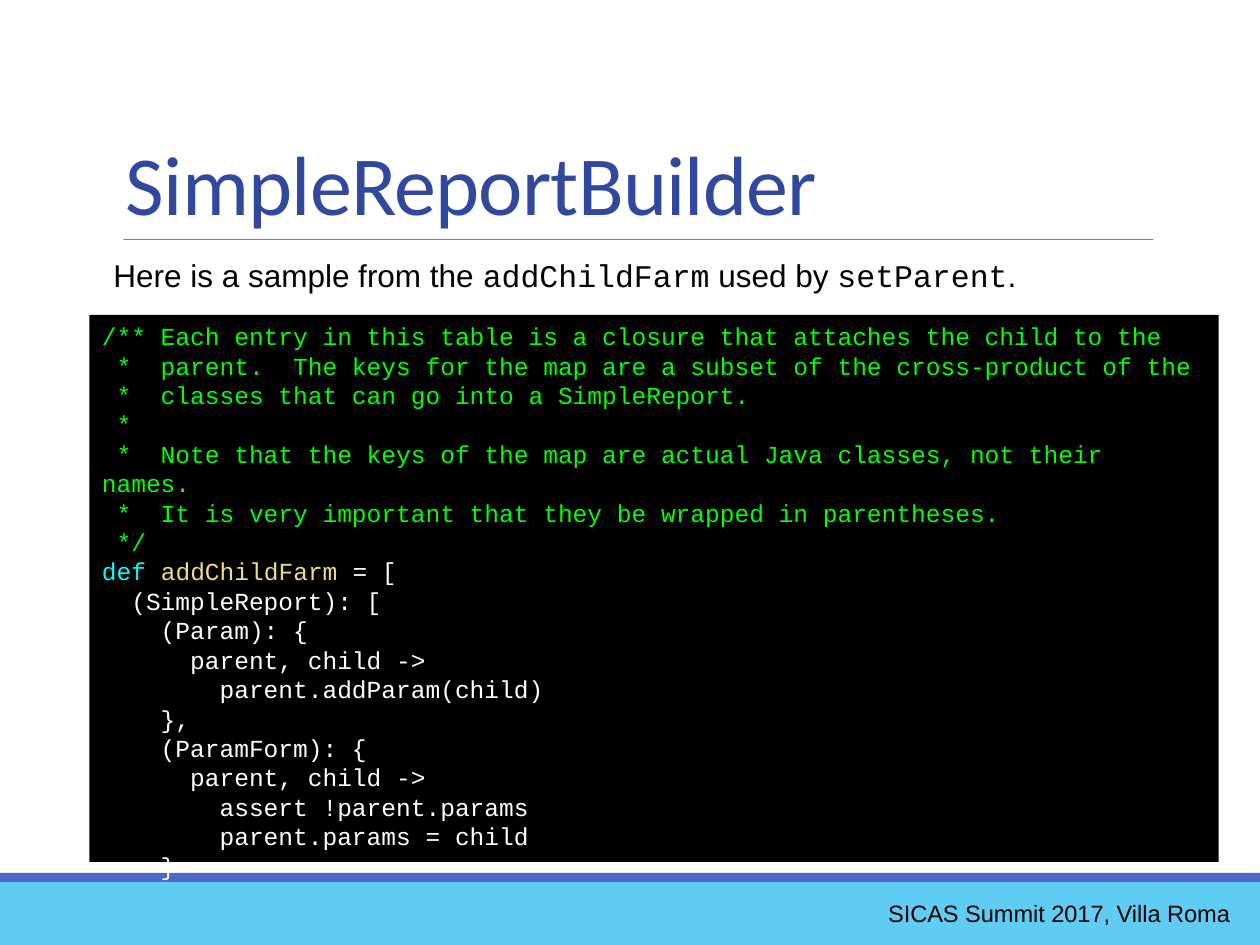
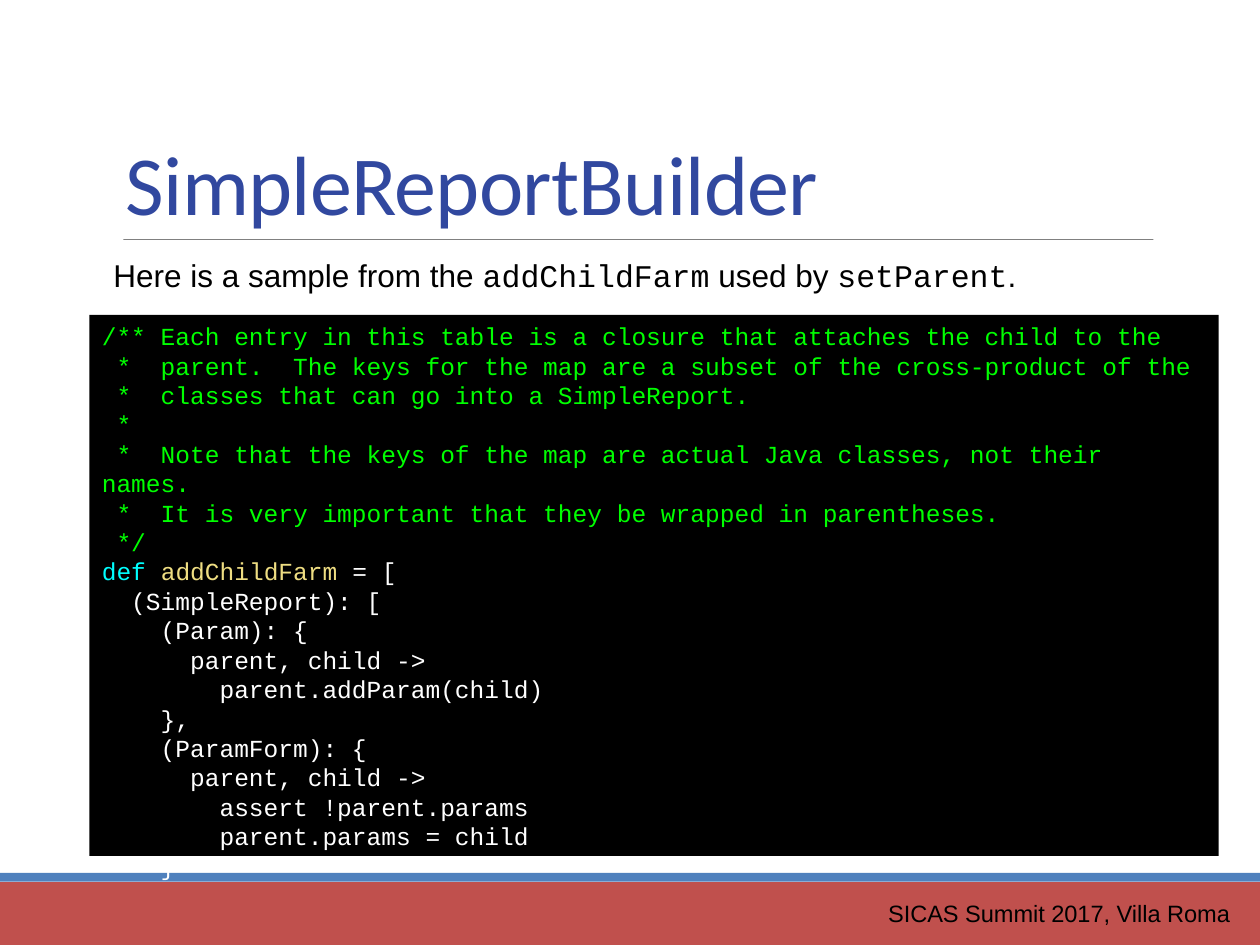
Before and after one commit to ewcole/simple_report, a slide deck: slide 38 of docs/SICAS_2017/Cole_Drop-In Reporting with Groovy.pptx. Drawn at 1260x945 pixels with LibreOffice and Linux fonts; fonts in the diff are those of the drawing. Boxes give left, top, right and bottom in pixels: in the first picture for what was removed or moved away, otherwise in the second. Text is boxed around its words. In the diff, an @@ line names an element or a change of style, - is before the commit and + after.

```diff
--- a/docs/SICAS_2017/Cole_Drop-In Reporting with Groovy.pptx
+++ b/docs/SICAS_2017/Cole_Drop-In Reporting with Groovy.pptx
@@ rectangle "/** Each entry in this ...": place and size @@
-rectangle "/** Each entry in this ..." at [89,315,1218,862]
+rectangle "/** Each entry in this ..." at [89,315,1218,856]
@@ rectangle at [0,882,1260,945]: fill #5ECCF3 to #C0504D @@
@@ rectangle at [0,873,1260,882]: fill #4E67C8 to #4F81BD @@
```
Also in this commit, not shown: 45 other slides changed, 1 other file.
